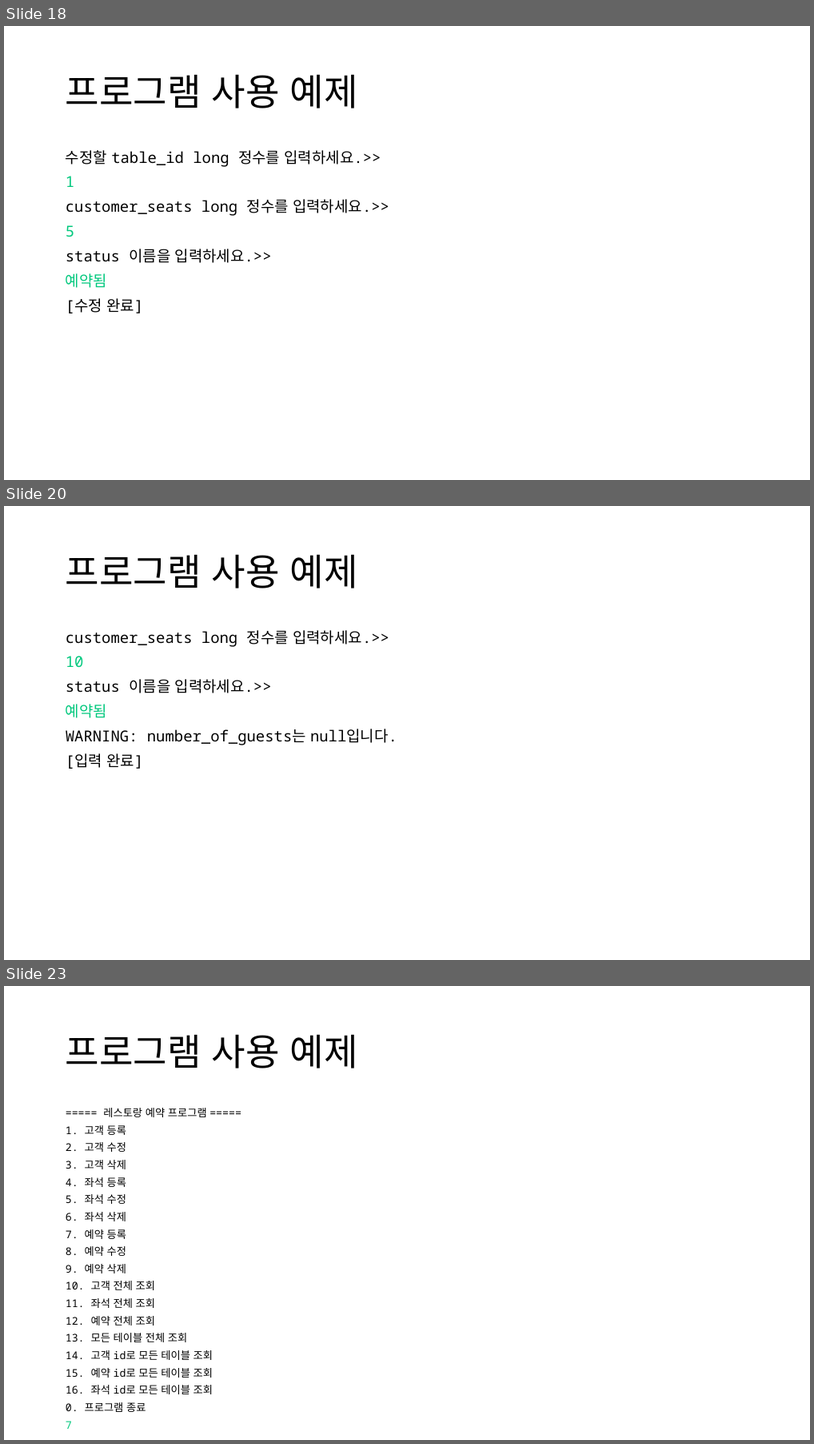
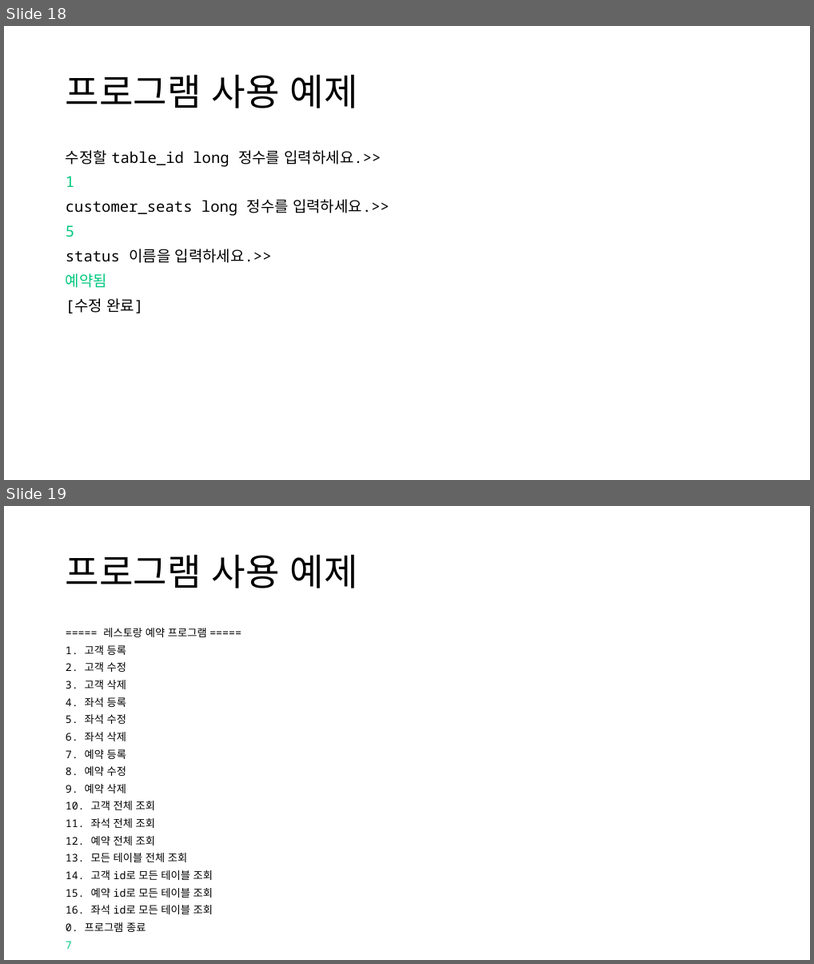
Before and after one commit to TaYaKi71751/gukbi, a slide deck: ppt/Oracle DB Project.pptx. Shown one above the other, each under a label of ours: slides 18, 20 and 23 before the commit, slides 18 and 19 after it; the slides between them are not shown. The pictures are 814x1444 and 814x964 pixels, drawn with LibreOffice and Linux fonts; fonts in the diff are those of the drawing. Boxes give left, top, right and bottom in pixels: in the first picture for what was removed or moved away, otherwise in the second. Text is boxed around its words. In the diff, an @@ line names an element or a change of style, - is before the commit and + after.

```diff
--- a/ppt/Oracle DB Project.pptx
+++ b/ppt/Oracle DB Project.pptx
@@ slide 20 removed at (x1=4, y1=506, x2=810, y2=960), background #FFFFFF @@
@@ title removed at (x1=66, y1=554, x2=358, y2=588) @@
-프로그램 사용 예제
@@ text removed at (x1=66, y1=630, x2=398, y2=768) @@
-customer_seats long 정수를 입력하세요.>>
-10
-status 이름을 입력하세요.>>
-예약됨
-WARNING: number_of_guests는 null입니다.
-[입력 완료]
@@ what was slide 23 is now slide 19 @@
```
Also in this commit, not shown: 1 slide added, 4 other slides removed, 1 other file.
